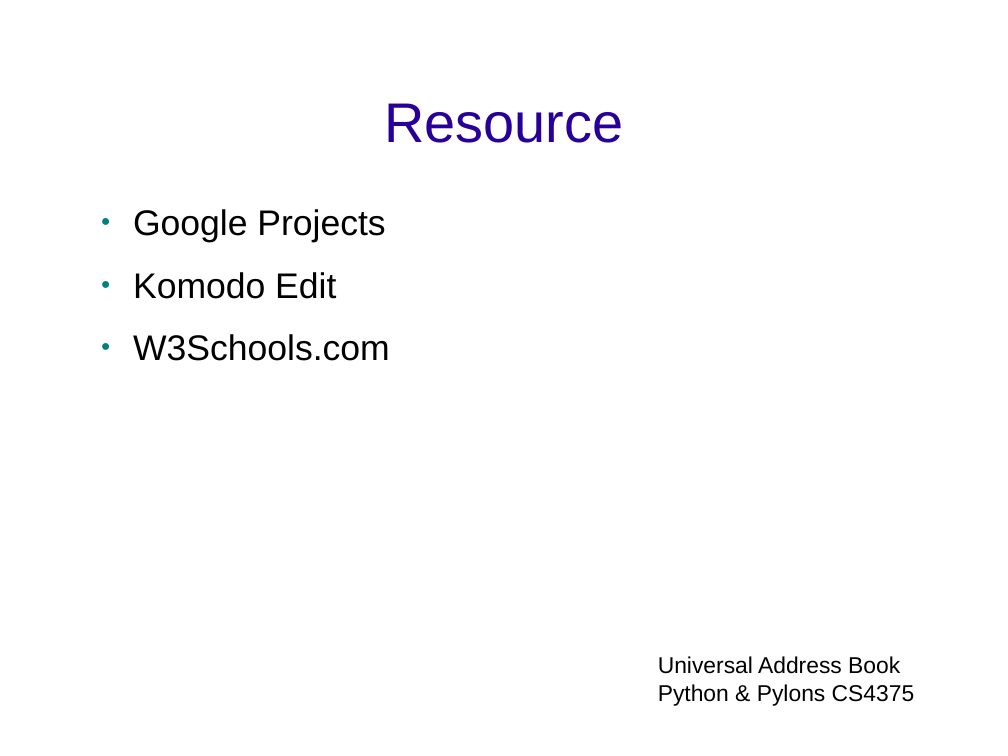
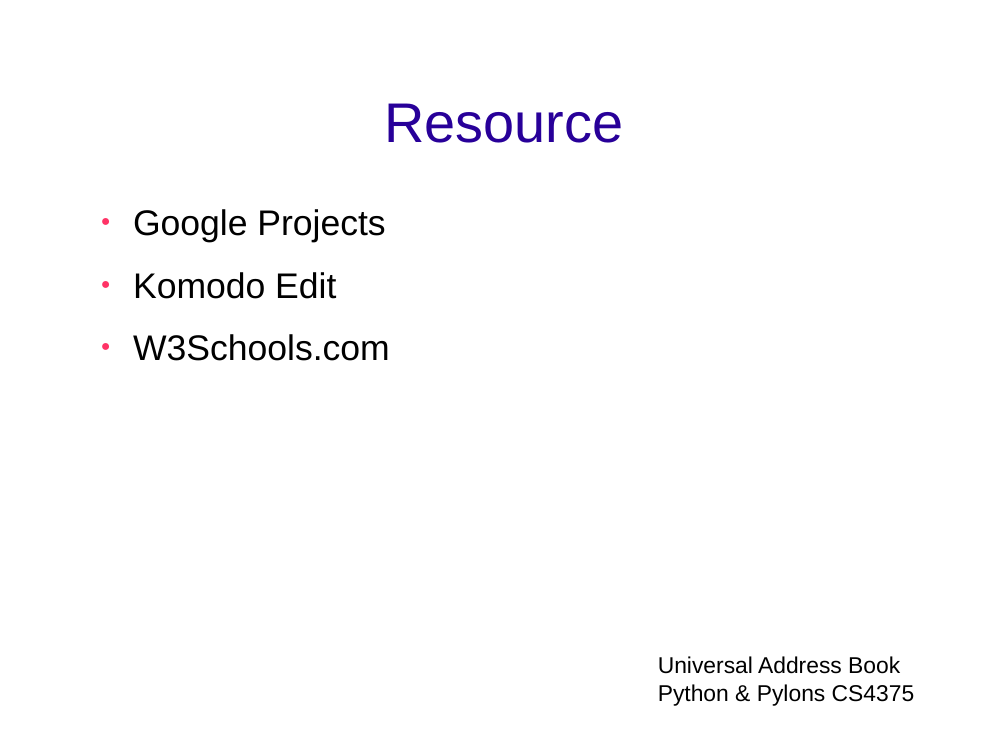
Before and after one commit to tdyhacker/pythonexploration, a slide deck: slide 6 of compeggirl/UnivAddBook Judge Presentation.ppt (slide 5 before the commit). Drawn at 1008x756 pixels with LibreOffice and Linux fonts; fonts in the diff are those of the drawing; background and template pictures are left out. Boxes give left, top, right and bottom in pixels: in the first picture for what was removed or moved away, otherwise in the second. Text is boxed around its words. In the diff, an @@ line names an element or a change of style, - is before the commit and + after.

```diff
--- a/compeggirl/UnivAddBook Judge Presentation.ppt
+++ b/compeggirl/UnivAddBook Judge Presentation.ppt
@@ text "Google Projects" at box(133, 209, 390, 361): bullet colour #008080 to #FF3366 @@
```
Also in this commit, not shown: 2 other slides changed, 1 slide added.
